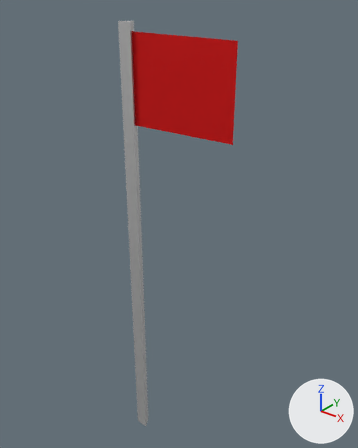
Two versions of the FBX model Content/GGJPR2021/Models/Waypoints/GGJ_FlagMarkerMDL.fbx, one commit apart.
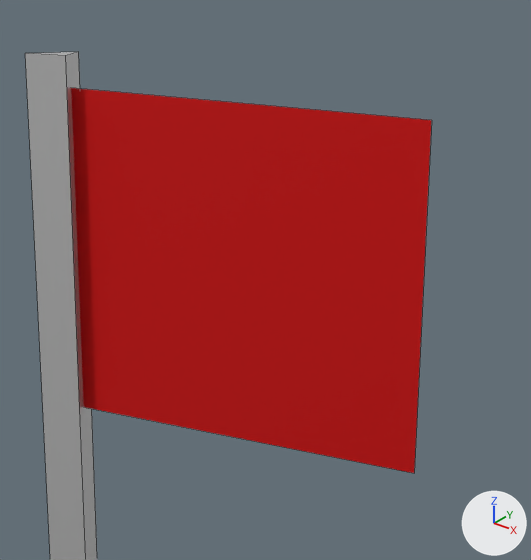
Each version appears first whole from a 50 mm camera at (1.98, -2.04, 3.08) aimed at (0.25, 0.13, 1.74), and next in a close-up on the part from 31% to 75% of the width and 1% to 38% of the height. Arrows for +X, +Y and +Z are at lower right; the lights stay in place. The close-ups show mesh edges as thin lines.

The scene before the commit, as lines of its bpy script (objects in view):
```python
me_cylinder = bpy.data.meshes.new('Cylinder')
me_cylinder.from_pydata(...)  # 10 vertices, 6 faces; spans x -0.04..0.69, y -0.03..0.05, z -1.0..1.9
# faces by material slot: [5, 1]
me_cylinder.materials.append(mat_pole)  # white #e7e7e7
me_cylinder.materials.append(mat_flag)  # red #e71c1c
# before: 6 (0.01, 0.0, 1.35), 7 (0.69, 0.0, 1.85) at pixel (431, 120), 8 (0.01, 0.0, 1.85), 9 (0.69, 0.0, 1.36) at pixel (414, 473)
ob_cylinder = bpy.data.objects.new('Cylinder', me_cylinder)
ob_cylinder.location = (0.0, 0.0, 1.0)
```
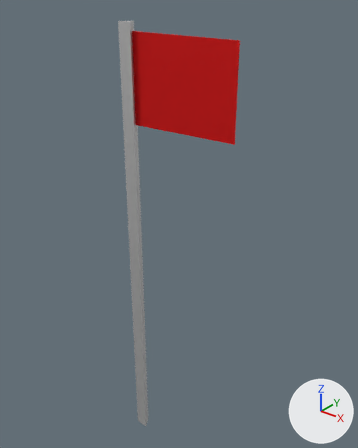
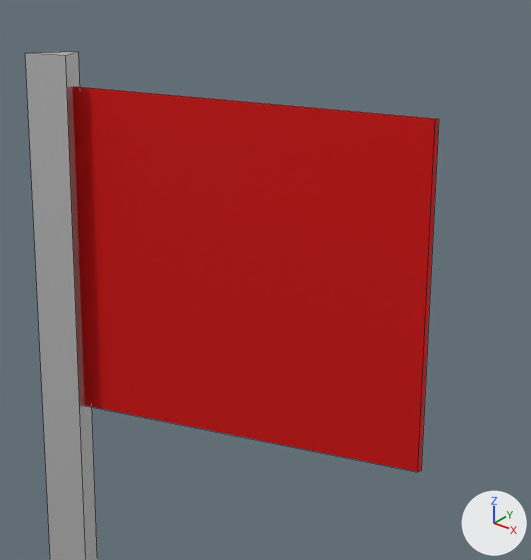
Commit message: Additional flag marker stuffs

Patch to the scene script:
```diff
--- a/Content/GGJPR2021/Models/Waypoints/GGJ_FlagMarkerMDL.fbx.py
+++ b/Content/GGJPR2021/Models/Waypoints/GGJ_FlagMarkerMDL.fbx.py
@@ me_cylinder @@
 me_cylinder.from_pydata(...)  # 10 vertices, 6 faces; spans x -0.04..0.69, y -0.03..0.05, z -1.0..1.9
 # used by ob_cylinder; location = (0.0, 0.0, 1.0)
 # verts and faces of me_cylinder; kept vertices keep their numbers, new ones are numbered from 10
+# me_cylinder part 1
+for i in [*range(6, 10)]: verts[i] += (0.0, 0.02, 0.0)
+for new, old in zip([*range(10, 14)], [*range(6, 10)]): verts[new] = verts[old] + (0.0, -0.01, 0.0)
+faces += [(10, 13, 11, 12), (7, 8, 12, 11), (6, 10, 12, 8), (7, 11, 13, 9), (6, 9, 13, 10)]  # mat_flag (red #e71c1c)
 me_cylinder.materials.append(mat_pole)
```

Location of each change, [x1, y1, x2, y2] in pixels of the close-ups (531 x 560 px):
'Cylinder', reshaped
    before: [25, 52, 431, 560]
    after: [25, 52, 439, 560]
part 1 of me_cylinder, built on
    before: [71, 88, 431, 473]
    after: [73, 87, 439, 472]
